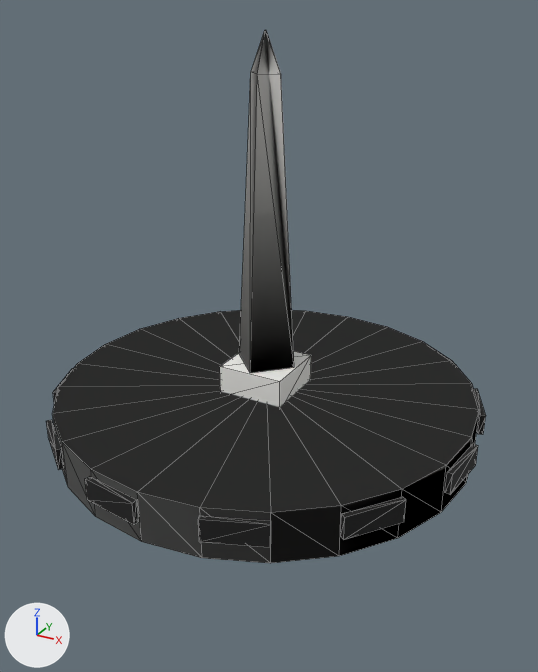
Before and after pictures for a commit that changed the glTF model game/models/hero/rb_obelisk.glb.
Camera for both pictures: a 50 mm lens placed at (7.81, -14.06, 9.09), pointed at (0.26, -0.33, 2.23). Lighting does not change. The marker at lower left points along +X, +Y and +Z. The first picture is the older version. Mesh edges are drawn as thin lines. Objects named as collision shapes, trigger or cutter boxes, shadow casters or lower levels of detail are left out. Where no turn or scale is listed for an object, it has been applied to the vertices. Vertices at exactly the same position are counted once.

Objects in the first picture: 'rb_obelisk_lod0'.
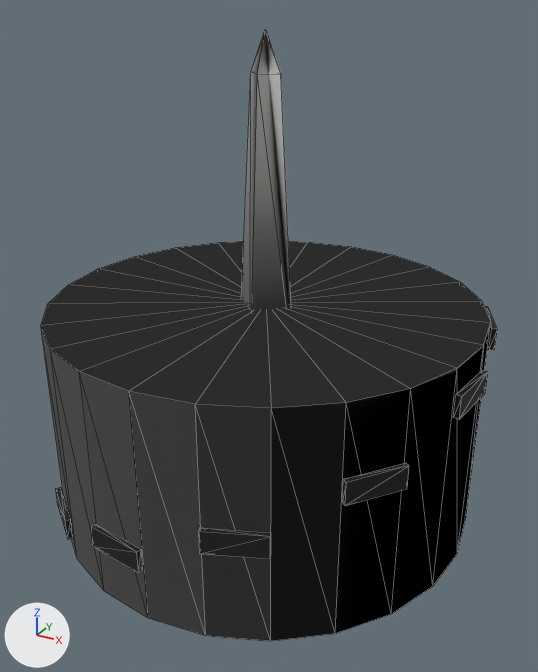
Pixel boxes (x1, y1, x2, y2) of what changed, in the pictures (538 x 672 px; the box of a moved part takes in the faces that stretch with it):
```json
{"object": "rb_obelisk_lod0", "change": "reshaped, moved, rescaled", "before": [46, 30, 486, 563], "after": [41, 30, 497, 642], "on screen": "15% taller"}
{"part": 1, "of": "me_rb_obelisk_lod0", "change": "moved or reshaped", "before": [53, 310, 480, 563], "after": [41, 241, 491, 642]}
{"part": 2, "of": "me_rb_obelisk_lod0", "change": "moved or reshaped", "before": [220, 351, 311, 407], "on screen": "not visible afterwards"}
{"part": 3, "of": "me_rb_obelisk_lod0", "change": "moved or reshaped", "before": [239, 30, 294, 373], "after": [242, 30, 291, 311]}
{"part": 4, "of": "me_rb_obelisk_lod0", "change": "moved or reshaped", "before": [445, 444, 478, 495], "after": [453, 370, 488, 419]}
{"part": 5, "of": "me_rb_obelisk_lod0", "change": "moved or reshaped", "before": [341, 497, 406, 540], "after": [342, 463, 409, 506]}
{"part": 6, "of": "me_rb_obelisk_lod0", "change": "moved or reshaped", "before": [198, 516, 271, 547], "after": [199, 528, 271, 559]}
{"part": 7, "of": "me_rb_obelisk_lod0", "change": "moved or reshaped", "before": [85, 476, 139, 525], "after": [91, 524, 143, 573]}
{"part": 8, "of": "me_rb_obelisk_lod0", "change": "moved or reshaped", "before": [46, 420, 64, 470], "after": [56, 487, 73, 539]}
{"part": 9, "of": "me_rb_obelisk_lod0", "change": "moved or reshaped", "before": [53, 368, 73, 404], "on screen": "not visible afterwards"}
{"part": 10, "of": "me_rb_obelisk_lod0", "change": "moved or reshaped", "before": [474, 389, 486, 435], "after": [485, 307, 497, 350]}
```

Scene script edits in JSON lines:
```json
{"block": "me_rb_obelisk_lod0", "where": "# used by ob_rb_obelisk_lod0; location = (0.0, 0.0, 4.15); scale = (5.15, 5.15, 5.15)"}
{"op": "remove", "block": "me_rb_obelisk_lod0", "code": "me_rb_obelisk_lod0.from_pydata(...)  # 197 vertices, 281 faces; spans x -1.0..1.0, y -1.0..1.0, z -0.88..0.88"}
{"op": "add", "block": "me_rb_obelisk_lod0", "code": "me_rb_obelisk_lod0.from_pydata(...)  # 197 vertices, 281 faces; spans x -0.93..0.93, y -0.93..0.93, z -1.0..1.0"}
{"block": "me_rb_obelisk_lod0", "change": "me_rb_obelisk_lod0 part 1: the loose piece of 49 vertices spanning x -0.97..0.97, y -0.97..0.97, z -0.88..-0.66 is scaled about its middle by (0.933, 0.933, 4.25), then moved by (0.0, 0.0, 0.25)"}
{"block": "me_rb_obelisk_lod0", "change": "me_rb_obelisk_lod0 part 2: the loose piece of 8 vertices spanning x -0.16..0.16, y -0.16..0.16, z -0.69..-0.53 is moved by (0.0, 0.0, 0.22)"}
{"block": "me_rb_obelisk_lod0", "change": "me_rb_obelisk_lod0 part 3: the loose piece of 14 vertices spanning x -0.15..0.15, y -0.15..0.15, z -0.53..0.88 is scaled about its middle by 0.933, then moved by (0.0, 0.0, 0.16)"}
{"block": "me_rb_obelisk_lod0", "change": "me_rb_obelisk_lod0 part 4: the loose piece of 8 vertices spanning x 0.94..1.0, y -0.26..0.0, z -0.79..-0.69 is moved by (-0.07, 0.01, 0.54)"}
{"block": "me_rb_obelisk_lod0", "change": "me_rb_obelisk_lod0 part 5: the loose piece of 8 vertices spanning x 0.69..0.86, y -0.71..-0.49, z -0.79..-0.69 is moved by (-0.05, 0.04, 0.36)"}
{"block": "me_rb_obelisk_lod0", "change": "me_rb_obelisk_lod0 part 6: the loose piece of 8 vertices spanning x 0.25..0.5, y -0.97..-0.85, z -0.79..-0.69 is scaled about its middle by 0.933, then moved by (-0.03, 0.06, 0.18)"}
{"block": "me_rb_obelisk_lod0", "change": "me_rb_obelisk_lod0 part 7: the loose piece of 8 vertices spanning x -0.26..0.0, y -1.0..-0.94, z -0.79..-0.69 is moved by (0.01, 0.07, 0.02)"}
{"block": "me_rb_obelisk_lod0", "change": "me_rb_obelisk_lod0 part 8: the loose piece of 8 vertices spanning x -0.71..-0.49, y -0.86..-0.69, z -0.79..-0.69 is moved by (0.04, 0.05, -0.11)"}
{"block": "me_rb_obelisk_lod0", "change": "me_rb_obelisk_lod0 part 9: the loose piece of 8 vertices spanning x -0.97..-0.85, y -0.5..-0.25, z -0.79..-0.69 is scaled about its middle by 0.933, then moved by (0.06, 0.03, -0.13)"}
{"block": "me_rb_obelisk_lod0", "change": "me_rb_obelisk_lod0 part 10: the loose piece of 8 vertices spanning x 0.85..0.97, y 0.25..0.5, z -0.79..-0.69 is scaled about its middle by 0.933, then moved by (-0.06, -0.03, 0.61)"}
{"block": "me_rb_obelisk_lod0", "change": "other edits to the shape of me_rb_obelisk_lod0 do not show in these pictures"}
{"op": "set", "path": "ob_rb_obelisk_lod0.location", "old": "(0.0, 0.0, 4.15)", "new": "(0.0, 0.0, 3.18)"}
{"op": "set", "path": "ob_rb_obelisk_lod0.scale", "old": "(5.15, 5.15, 5.15)", "new": "(5.52, 5.52, 5.52)"}
```
